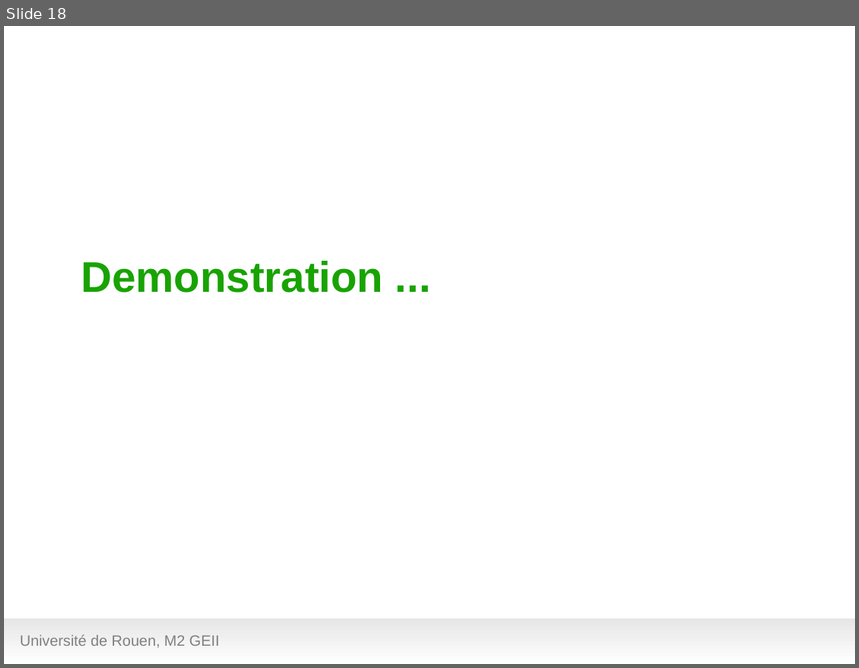
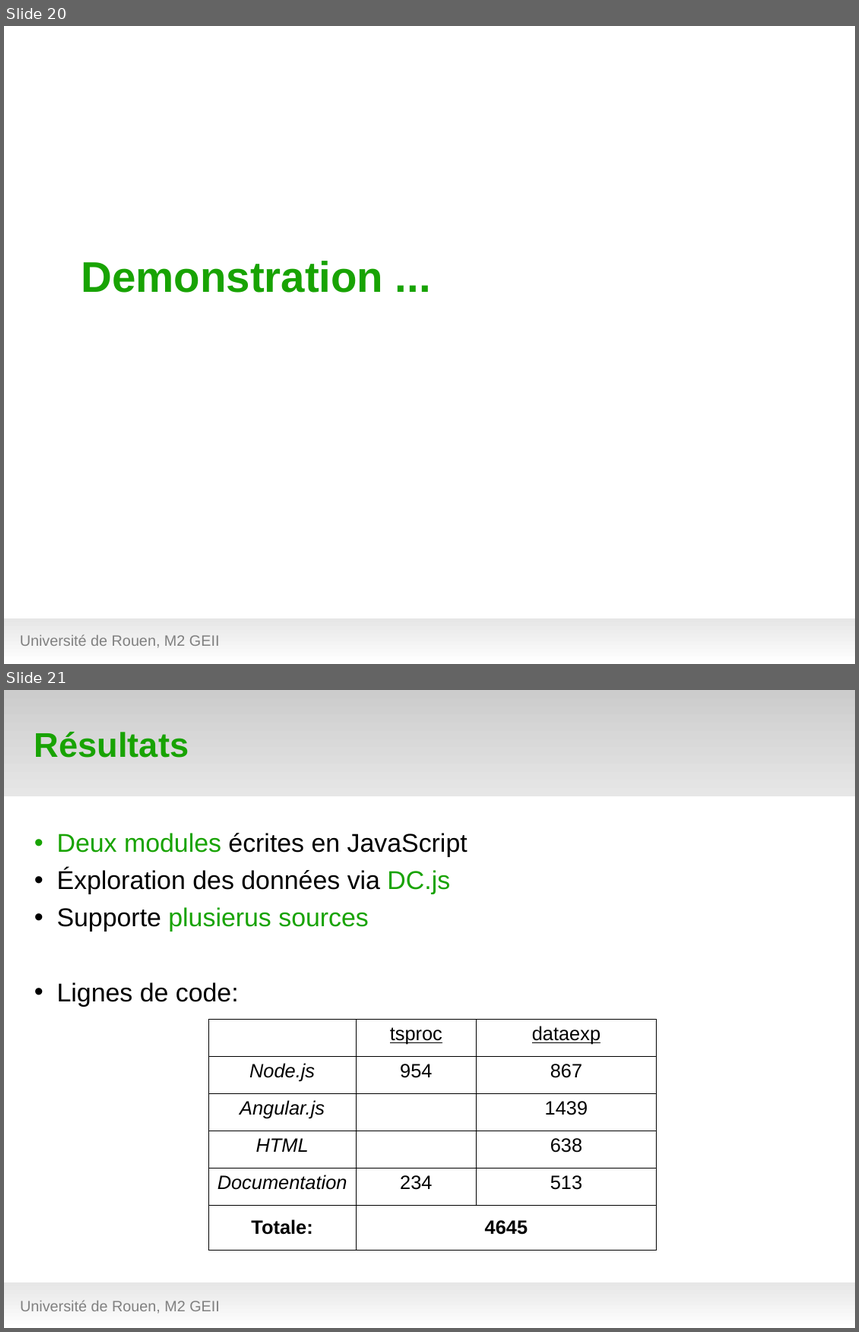
Before and after one commit to hanzenok/dataexp, a slide deck: presentation/test_green7.odp. Shown one above the other, each under a label of ours: slide 18 before the commit, slides 20 and 21 after it. The pictures are 859x668 and 859x1332 pixels, drawn with LibreOffice and Linux fonts; fonts in the diff are those of the drawing; background and template pictures are left out. Boxes give left, top, right and bottom in pixels: in the first picture for what was removed or moved away, otherwise in the second. Text is boxed around its words. In the diff, an @@ line names an element or a change of style, - is before the commit and + after.

```diff
--- a/presentation/test_green7.odp
+++ b/presentation/test_green7.odp
@@ slide 21 added at (4,690,855,1328), background #FFFFFF; not listed: 1 template element that a slide beside it also shows @@
@@ rectangle added at (4,690,855,796), fill gradient #CCCCCC to #E6E6E6 @@
@@ title added at (34,732,189,758), 32 pt, text #18A303, bold @@
+Résultats
@@ text added at (57,833,468,1006), 24 pt, text #000000 @@
+• Deux modules écrites en JavaScript
+• Éxploration des données via DC.js
+• Supporte plusierus sources
+• Lignes de code:
@@ table added at (208,1020,657,1251), 6 rows, 3 columns @@
+ | tsproc | dataexp
+Node.js | 954 | 867
+Angular.js |  | 1439
+HTML |  | 638
+Documentation | 234 | 513
+Totale: | 4645 | 
@@ text added at (20,1300,220,1314), 14 pt, text #808080 @@
+Université de Rouen, M2 GEII
@@ what was slide 18 is now slide 20 @@
```
Also in this commit, not shown: 8 slides changed, 2 other slides added, 1 other file.
